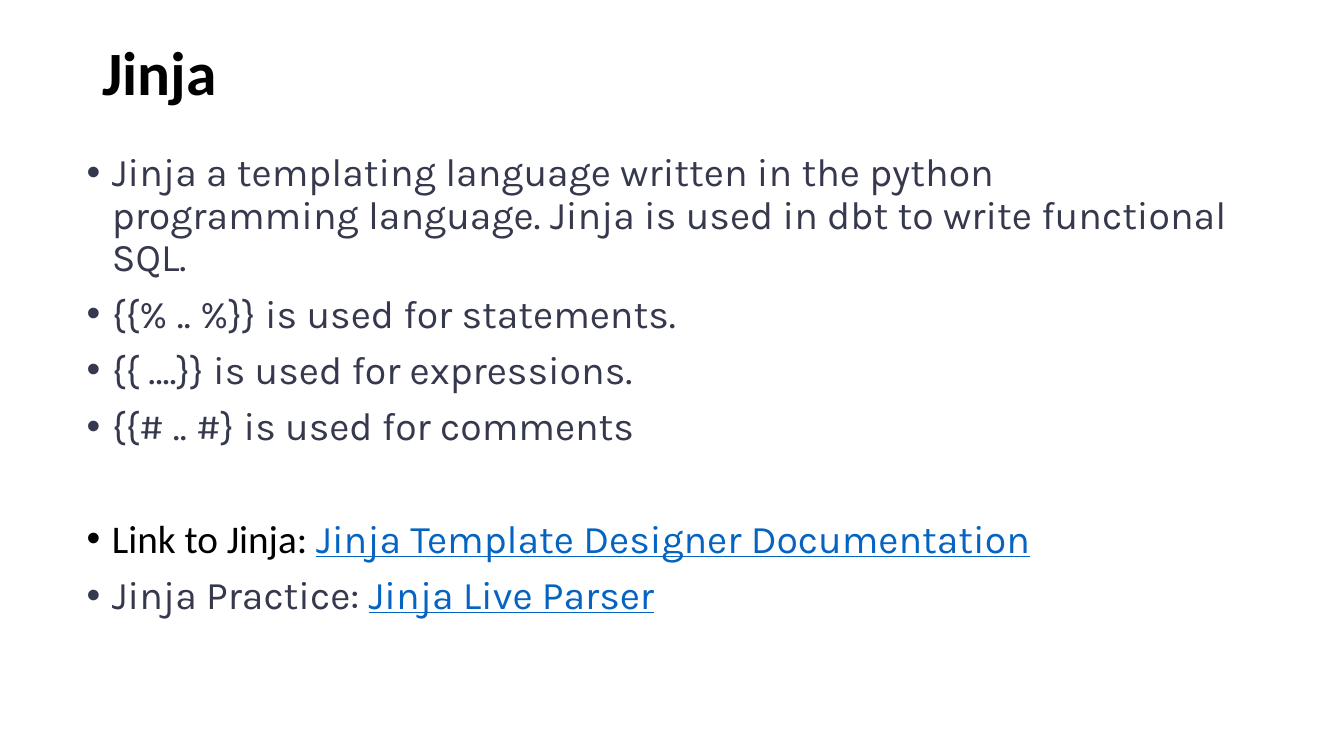
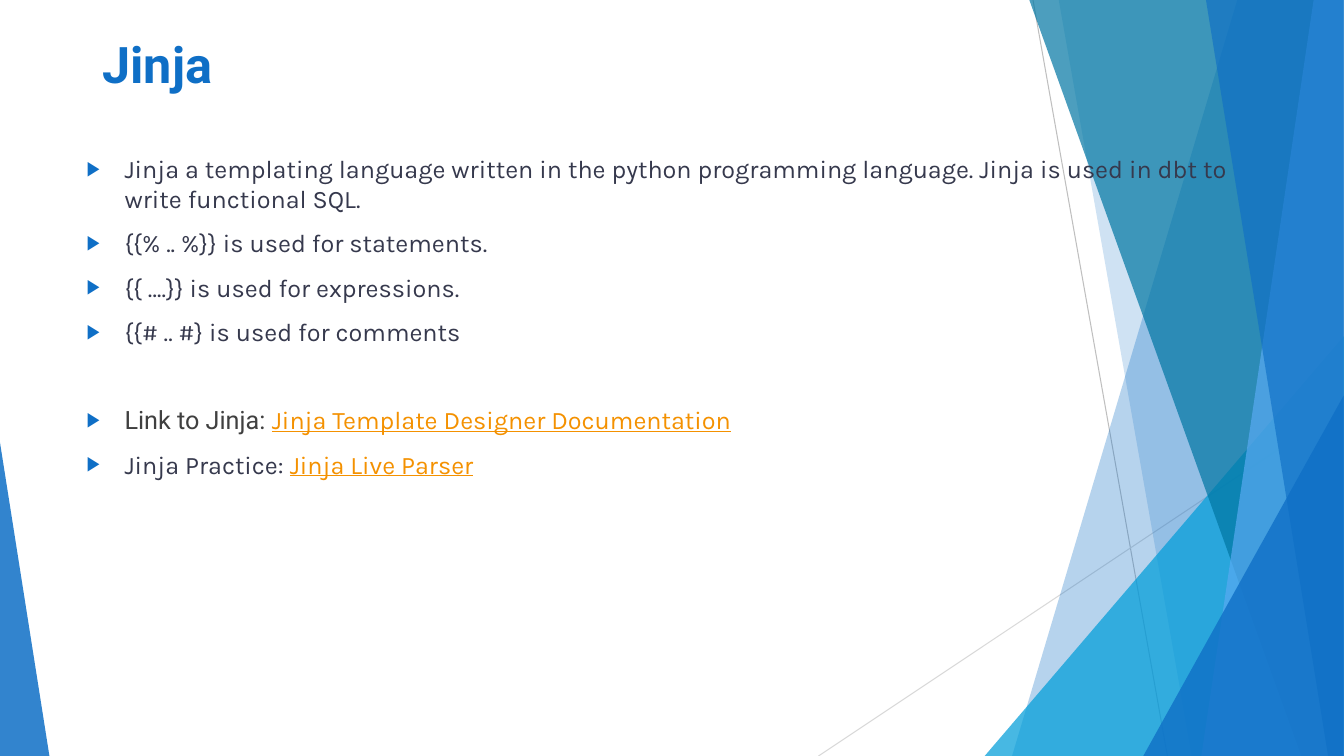
Before and after one commit to Amar-AIcloud/dbt_snowflake, a slide deck: slide 22 of DBT training.pptx (slide 20 before the commit). Drawn at 1344x756 pixels with LibreOffice and Linux fonts; fonts in the diff are those of the drawing. Boxes give left, top, right and bottom in pixels: in the first picture for what was removed or moved away, otherwise in the second. Text is boxed around its words. In the diff, an @@ line names an element or a change of style, - is before the commit and + after.

```diff
--- a/DBT training.pptx
+++ b/DBT training.pptx
@@ title "Jinja" at (x1=102, y1=45, x2=212, y2=94): size 44 to 36 pt, font Calibri to Roboto, text colour #000000 to #0F6FC6; line spacing 0.9 to 1; vertical alignment middle to top @@
@@ text "Jinja a templating language written ..." at (x1=125, y1=155, x2=1226, y2=480): size 28 to 18 pt; font Calibri to Roboto, text colour #000000 to #404040 in "Link to Jinja:"; text colour #0563C1 to #F49100 in "Jinja Template Designer Documentation", "Jinja Live Parser"; bullet • to ▶; line spacing 0.9 to 1 @@
@@ group added at (x1=0, y1=0, x2=1344, y2=756): 5 freeform shapes, 3 triangles, 2 lines @@
```
Also in this commit, not shown: 21 other slides changed, 4 slides added, 2 slides removed, 4 other files.
